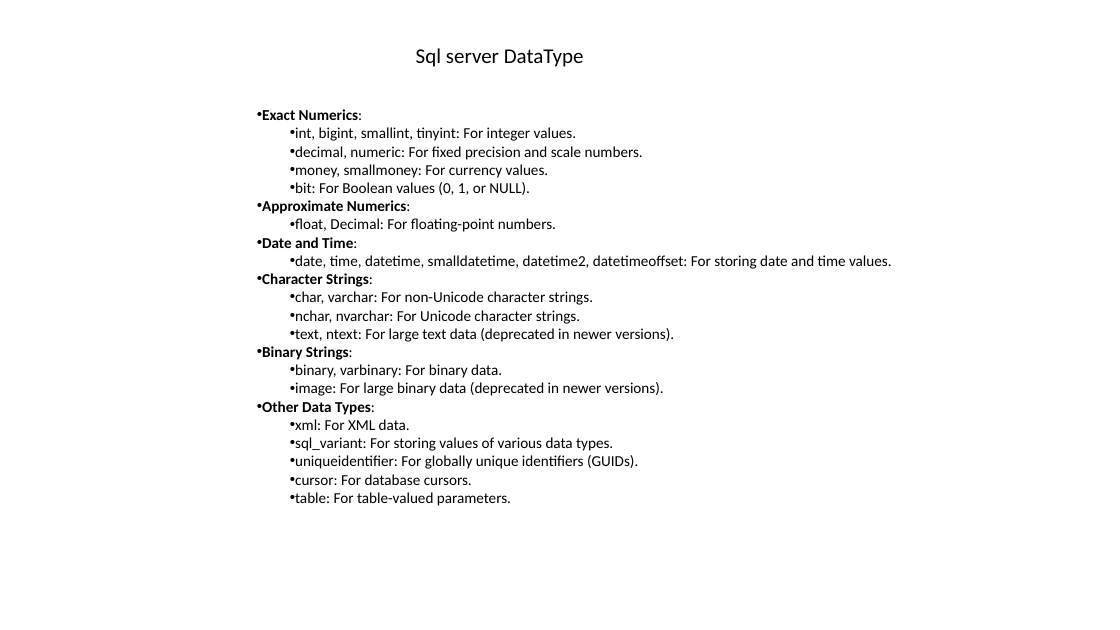
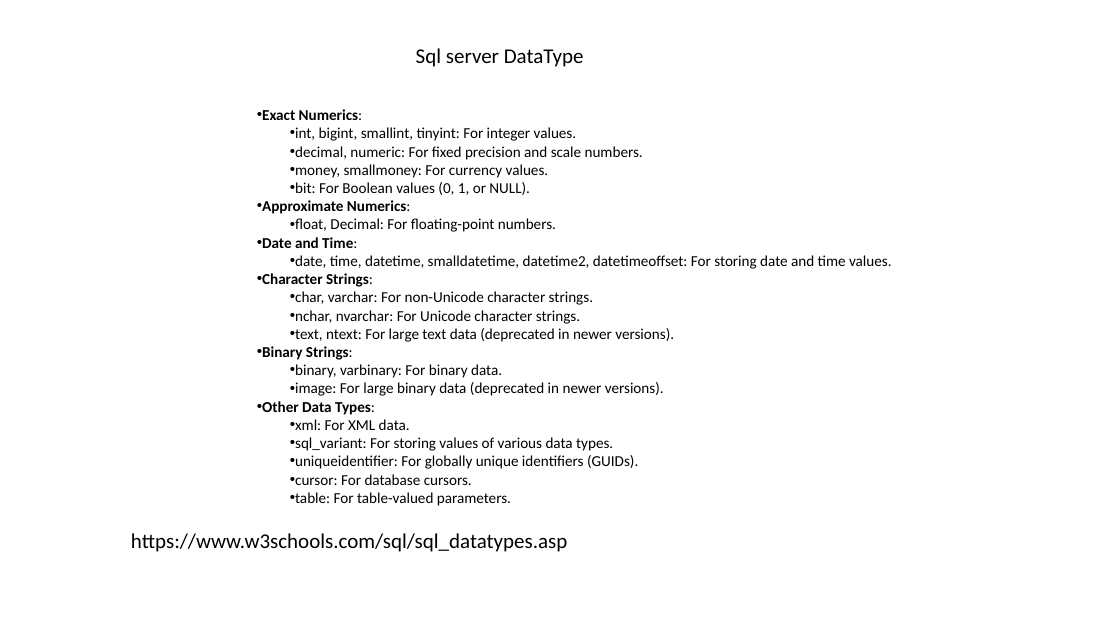
Before and after one commit to NareshESSPL/ESSPL_SqlTraining_AMS, a slide deck: slide 17 of DBMS.pptx. Drawn at 1120x630 pixels with LibreOffice and Linux fonts; fonts in the diff are those of the drawing. Boxes give left, top, right and bottom in pixels: in the first picture for what was removed or moved away, otherwise in the second. Text is boxed around its words. In the diff, an @@ line names an element or a change of style, - is before the commit and + after.

```diff
--- a/DBMS.pptx
+++ b/DBMS.pptx
@@ text added at <box>131,533,567,552</box>, 18 pt, text #000000 @@
+https://www.w3schools.com/sql/sql_datatypes.asp
```
Also in this commit, not shown: 11 other files.
